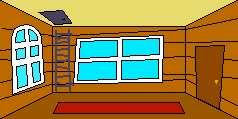
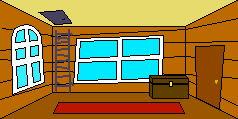
Layer changes from the first 238 × 119 image to the second:
added layer "Paint Layer 24" above "Paint Layer 25" over [149,75,189,99]
painted on "Paint Layer 2" over [149,75,189,99]
painted on "Paint Layer 6" over [149,75,189,99]
painted on "Paint Layer 1 Merged" over [149,75,189,99]
painted on "Paint Layer 5" over [149,75,189,99]
